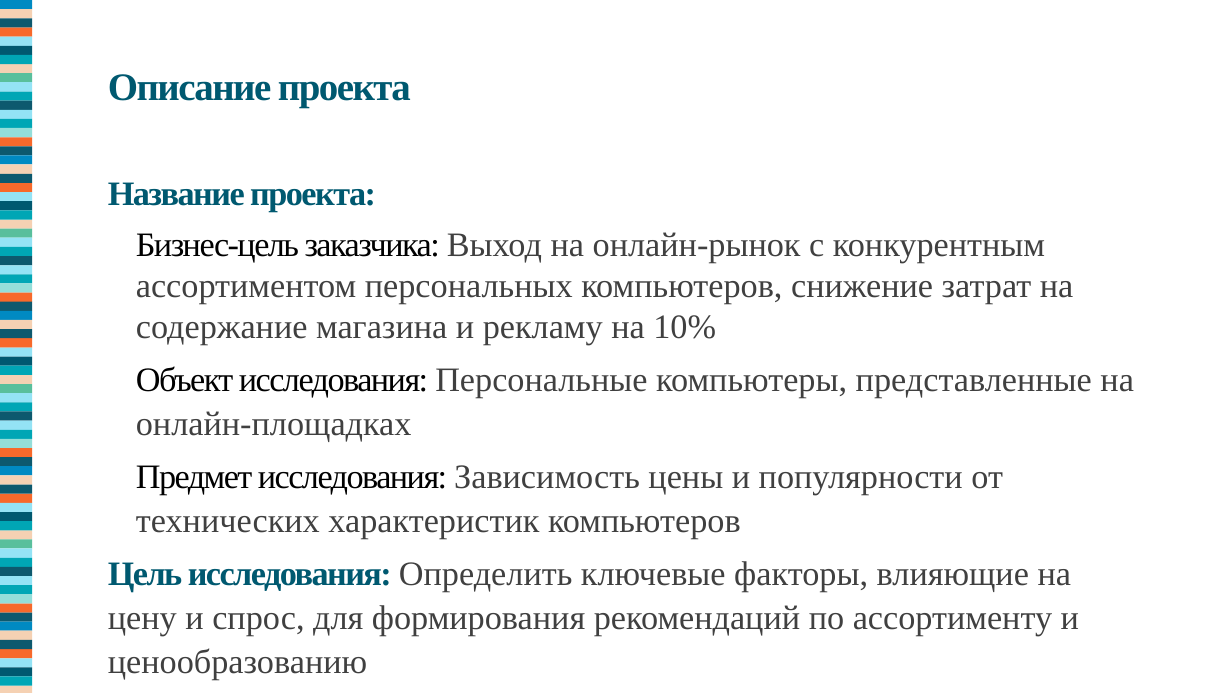
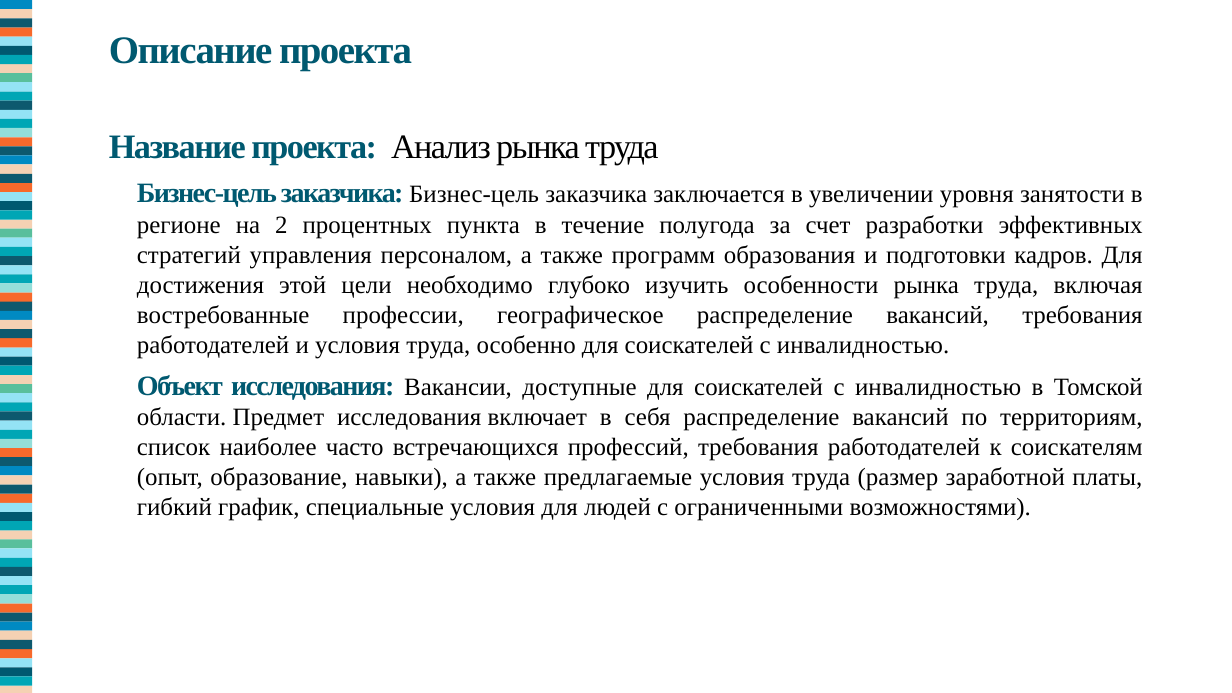
Before and after one commit to Shinnn2374/FinalTaskTGU, a slide deck: slide 2 of finalTasjk/Борисов.pptx. Drawn at 1232x693 pixels with LibreOffice and Linux fonts; fonts in the diff are those of the drawing. Boxes give left, top, right and bottom in pixels: in the first picture for what was removed or moved away, otherwise in the second. Text is boxed around its words. In the diff, an @@ line names an element or a change of style, - is before the commit and + after.

```diff
--- a/finalTasjk/Борисов.pptx
+++ b/finalTasjk/Борисов.pptx
@@ text "Описание проекта": place and size @@
-text "Описание проекта" at [108, 74, 411, 108]
+text "Описание проекта" at [109, 37, 412, 70]
@@ text at [109, 135, 1143, 521]: text changed; size 44 to 32 pt; text colour #404040 to #000000 @@
-Название проекта:
-  Бизнес-цель заказчика: Выход на онлайн-рынок с конкурентным ассортиментом персональных компьютеров, снижение затрат на содержание магазина и рекламу на 10%
-  Объект исследования: Персональные компьютеры, представленные на онлайн-площадках
-  Предмет исследования: Зависимость цены и популярности от технических характеристик компьютеров
-Цель исследования: Определить ключевые факторы, влияющие на цену и спрос, для формирования рекомендаций по ассортименту и ценообразованию
+Название проекта: Анализ рынка труда
+  Бизнес-цель заказчика: Бизнес-цель заказчика заключается в увеличении уровня занятости в регионе на 2 процентных пункта в течение полугода за счет разработки эффективных стратегий управления персоналом, а также программ образования и подготовки кадров. Для достижения этой цели необходимо глубоко изучить особенности рынка труда, включая востребованные профессии, географическое распределение вакансий, требования работодателей и условия труда, особенно для соискателей с инвалидностью.
+  Объект исследования: Вакансии, доступные для соискателей с инвалидностью в Томской области. Предмет исследования включает в себя распределение вакансий по территориям, список наиболее часто встречающихся профессий, требования работодателей к соискателям (опыт, образование, навыки), а также предлагаемые условия труда (размер заработной платы, гибкий график, специальные условия для людей с ограниченными возможностями).
```
Also in this commit, not shown: 9 other slides changed, 2 slides added, 1 slide removed, 4 other files.
